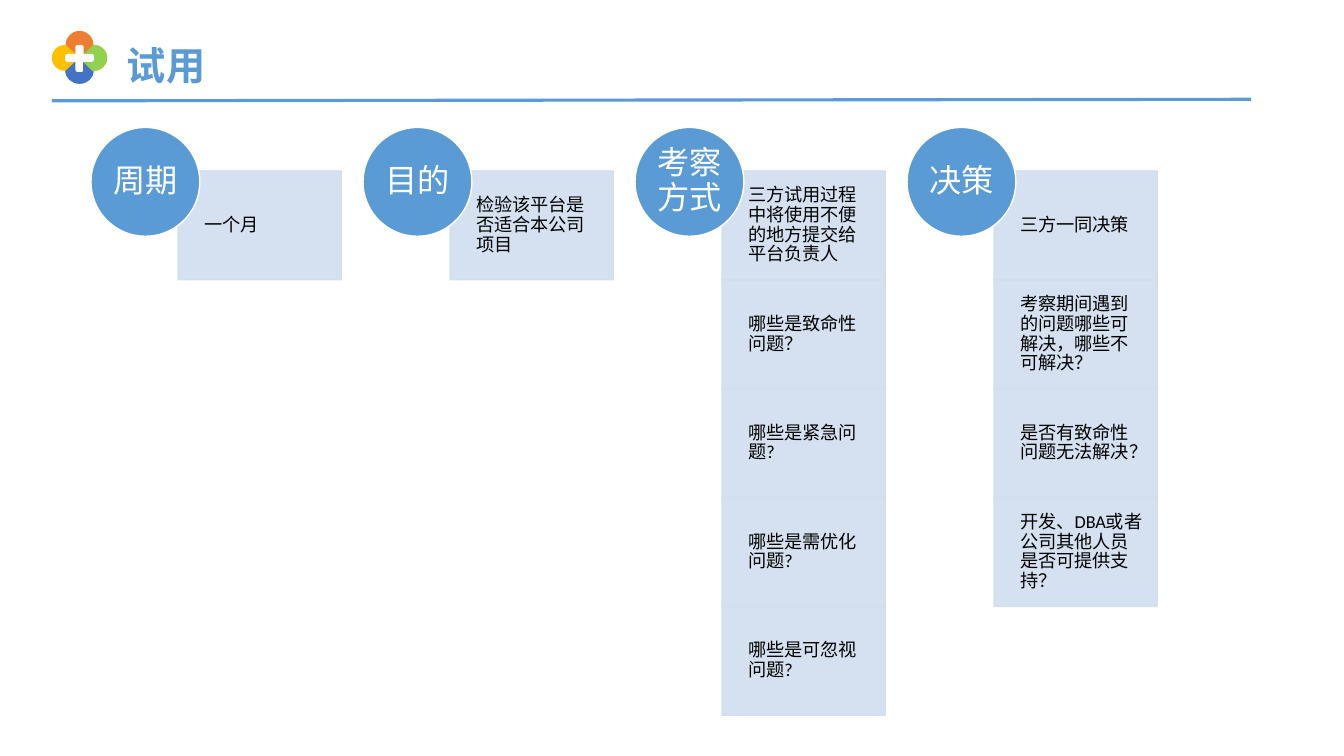
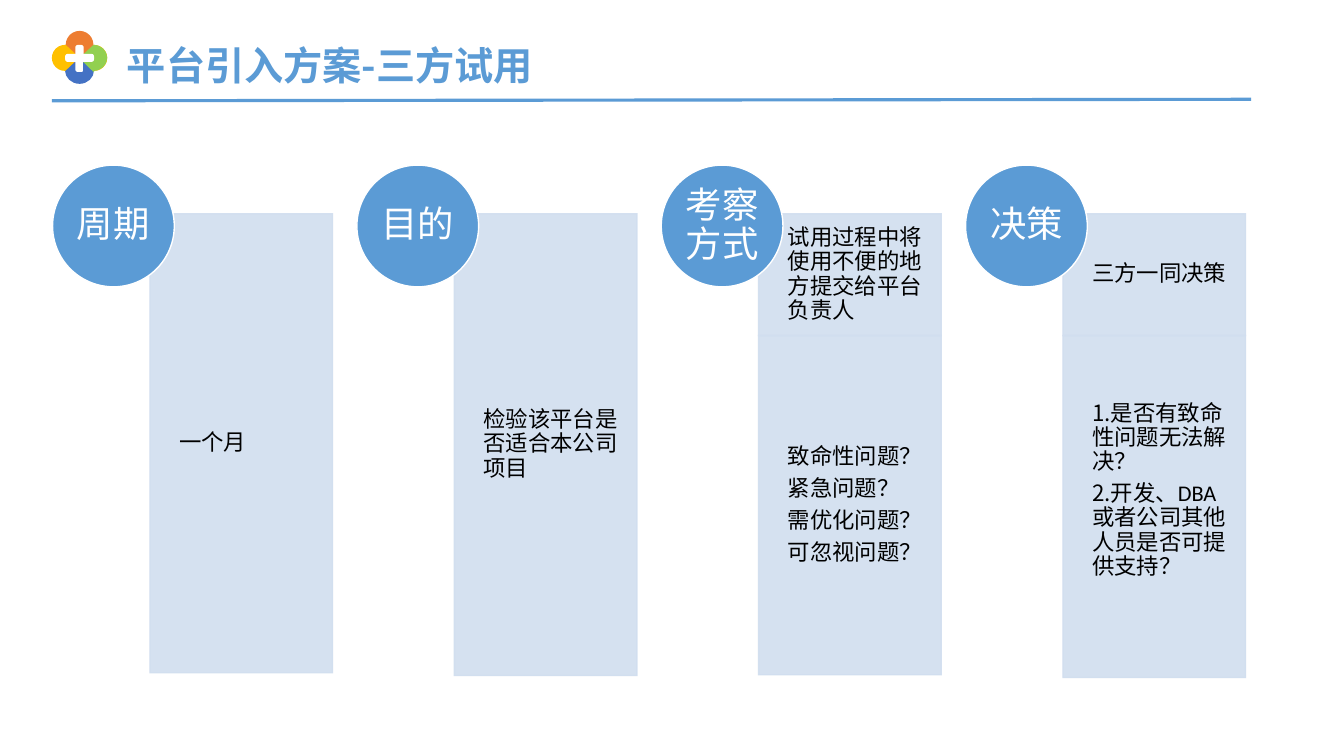
Before and after one commit to yaoxiao1993/ppt, a slide deck: slide 19 of eoLinker接口管理平台分享.pptx. Drawn at 1344x756 pixels with LibreOffice and Linux fonts; fonts in the diff are those of the drawing. Boxes give left, top, right and bottom in pixels: in the first picture for what was removed or moved away, otherwise in the second. Text is boxed around its words. In the diff, an @@ line names an element or a change of style, - is before the commit and + after.

```diff
--- a/eoLinker接口管理平台分享.pptx
+++ b/eoLinker接口管理平台分享.pptx
@@ text at [127, 46, 533, 84]: text changed @@
-试用
+平台引入方案-三方试用
@@ ellipse: place and size @@
-ellipse at [91, 127, 200, 236]
+ellipse at [52, 165, 174, 287]
@@ ellipse: place and size @@
-ellipse at [363, 127, 472, 236]
+ellipse at [357, 165, 479, 287]
@@ ellipse: place and size @@
-ellipse at [635, 127, 744, 236]
+ellipse at [661, 165, 783, 287]
@@ ellipse: place and size @@
-ellipse at [907, 127, 1016, 236]
+ellipse at [966, 165, 1088, 287]
@@ text "周期": place and size @@
-text "周期" at [113, 165, 177, 195]
+text "周期" at [77, 207, 150, 240]
@@ text "目的": place and size @@
-text "目的" at [385, 165, 449, 195]
+text "目的" at [381, 206, 454, 240]
@@ text "考察方式": place and size @@
-text "考察方式" at [657, 147, 721, 212]
+text "考察方式" at [686, 187, 759, 260]
@@ size 23 to 26 pt; more space between paragraphs in 4 elements at [381, 206, 454, 240], [77, 207, 150, 240], [686, 187, 759, 260], [990, 206, 1063, 240] @@
@@ text "决策": place and size @@
-text "决策" at [929, 165, 993, 195]
+text "决策" at [990, 206, 1063, 240]
@@ rectangle added at [150, 214, 333, 673], fill #D2DEEF at 90% opacity, outline #D2DEEF 1 pt @@
@@ size 13 to 16 pt; more space between paragraphs in 3 elements at [1092, 262, 1226, 283], [484, 408, 618, 478], [179, 431, 246, 452] @@
@@ text "一个月": place and size @@
-text "一个月" at [204, 216, 258, 233]
+text "一个月" at [179, 431, 246, 452]
@@ rectangle added at [455, 214, 637, 676], fill #D2DEEF at 90% opacity, outline #D2DEEF 1 pt @@
@@ text "检验该平台是否适合本公司项目": place and size @@
-text "检验该平台是否适合本公司项目" at [476, 195, 585, 253]
+text "检验该平台是否适合本公司项目" at [484, 408, 618, 478]
@@ rectangle: place and size @@
-rectangle at [722, 171, 885, 280]
+rectangle at [759, 214, 942, 336]
@@ text at [788, 226, 922, 320]: text changed; size 13 to 16 pt @@
-三方试用过程中将使用不便的地方提交给平台负责人
+试用过程中将使用不便的地方提交给平台负责人
@@ rectangle: place and size @@
-rectangle at [994, 171, 1157, 280]
+rectangle at [1064, 214, 1246, 336]
@@ text "三方一同决策": place and size @@
-text "三方一同决策" at [1020, 215, 1129, 233]
+text "三方一同决策" at [1092, 262, 1226, 283]
@@ rectangle: place and size @@
-rectangle at [722, 498, 885, 607]
+rectangle at [759, 336, 942, 676]
@@ rectangle: place and size @@
-rectangle at [994, 498, 1157, 607]
+rectangle at [1064, 336, 1246, 678]
@@ text "是否有致命性问题无法解决？": place and size @@
-text "是否有致命性问题无法解决？" at [1020, 423, 1147, 460]
+text "是否有致命性问题无法解决？" at [1092, 402, 1226, 507]
@@ text at [1092, 402, 1226, 471]: size 13 to 16 pt in "是否有致命性问题无法解决？"; bullet none to 1.; more space between paragraphs @@
@@ text added at [788, 445, 922, 562], 16 pt, text #000000 @@
+致命性问题？
+紧急问题？
+需优化问题？
+可忽视问题？
@@ text at [1092, 482, 1216, 507]: paragraph added @@
+2. 开发、DBA或者公司其他人员是否可提供支持？
@@ group removed at [178, 171, 1157, 716]: 7 rectangles, 6 texts @@
-哪些是致命性问题？
-哪些是紧急问题?
-哪些是需优化问题?
-哪些是可忽视问题?
-考察期间遇到的问题哪些可解决，哪些不可解决？
-开发、DBA或者公司其他人员是否可提供支持？
```
Also in this commit, not shown: 6 other slides changed.
